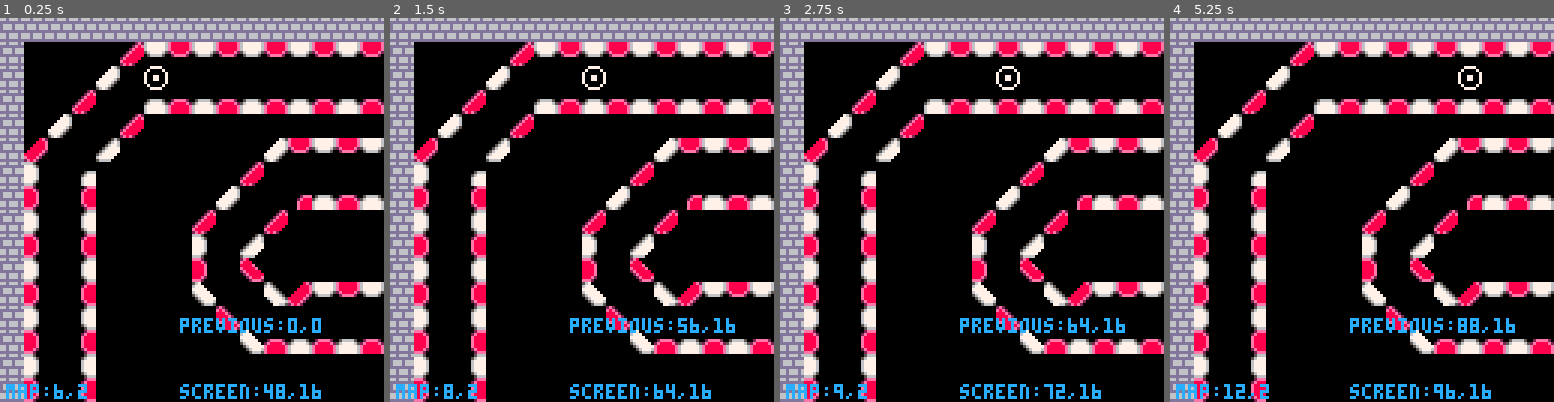
Above: before the commit, frames 1-4 (left to right).
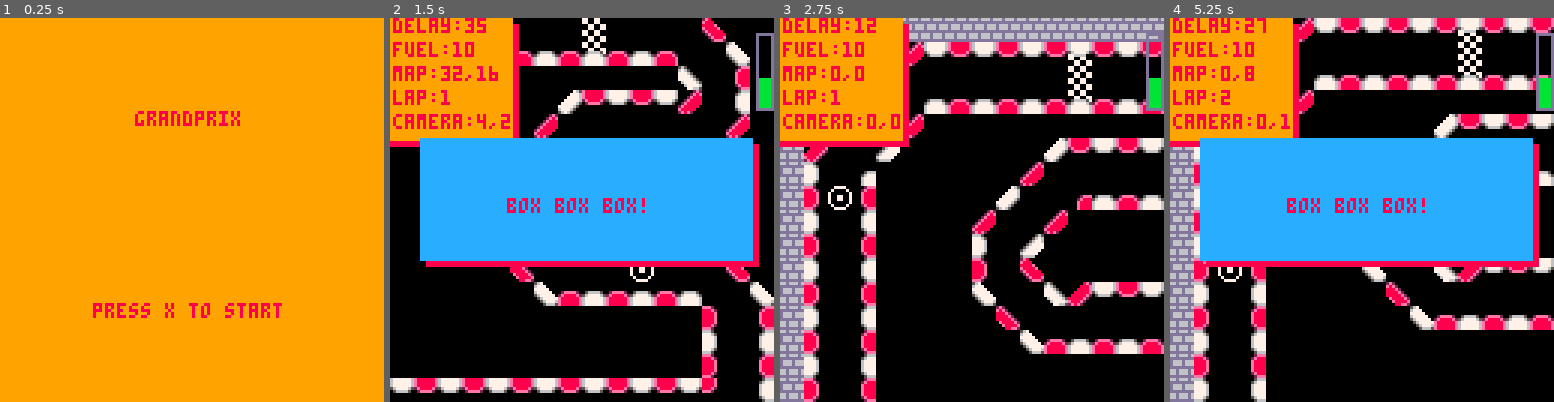
Above: after the commit, the same moments.

Repository: mmckendry/GrandPrixP8
Game: PICO-8 cartridge grandprix.p8
Two runs of this game, one before a commit and one after it. Both use one fixed random seed, a clock stepped at 60 frames per second and the inputs below.
Inputs:
- Up to frame 1 (0.25 s): no input
- Up to frame 2 (1.5 s): tap X (X key) at 0.33, 1.07 s; tap O (Z key) at 0.7 s
- Up to frame 3 (2.75 s): hold Right 1.6-2.1 s; tap O (Z key) at 1.7, 2.1, 2.5 s; tap X (X key) at 1.85 s; hold Up 2.15-2.42 s; hold Right from 2.47 s (still down)
- Up to frame 4 (5.25 s): tap O (Z key) every 0.4 s from 2.9 to 4.9 s; tap X (X key) at 2.97, 4.08, 5.2 s; release Right at 3.03 s; hold Left 3.08-3.58 s; hold Down 3.63-3.97 s; hold Right 4.02-4.68 s; hold Up 4.73-5.03 s; hold Left from 5.08 s (still down)

The runs differ from the first frame. In frame 1, 100% of the frame differs, in the area x 0-100%, y 0-100%; in frame 2, 70%; in frame 3, 14%; in frame 4, 64%.

Commit message:
Version 0.0.4 Grid based movement, lap counter, fuel, start scene gameplay scene endstate scene

Diff:
--- a/grandprix.p8
+++ b/grandprix.p8
@@ -1,61 +1,41 @@
 pico-8 cartridge // http://www.pico-8.com
 version 29
 __lua__
+ scene=0
  delay=0
- pitmessage=""
- is_pit_confirmed = false
- pit_initiated = false
- fuel=10
-
- --
- up = {}
- down = {}
- left = {}
- right = {}
- neighbours = {}
- candidates = {}
- next_step = {}
+ fuel=5
+ lap=0
  first = true
 
  function _init()
   last_x = 0
   last_y = 0
   make_player()
+  display = false
  end
 
  function drawtrack()
-   map(0,0,0,0,20,29)
+   map(0,0,0,0,128,128)
  end
 
  function _update()
-  move_player()
- end
-
- function pitstop_initiate()
-  pitmessage = "box box box!"
-  pit_initiated = true
-  out_of_fuel()
- end
-
- function pitstop_confirm()
- if (pit_initiated) then
-  pitmessage = "understood"
-  delay = 0
-  fuel = 10
-   pit_initiated = false
-  end
-
- end
-
- function update_pit_message()
+  if(scene == 0) then
+   title_update()
+  elseif (scene == 1) then
+   move_player()
+   if (fuel != 0) then
+    pathfinding()
+   end
+  elseif(scene == 2) then
+   finish_update()
+  end
+ end
+
+ function update_fuel()
  if(delay < 60) then
   delay += 1
   end
  if(delay >= 60) then
-  if is_pit_confirmed == true then
-   is_pit_confirmed = false
-   pitmessage = ""
-  end
    delay = 0
    if (fuel != 0) then
     fuel -= 1
@@ -65,127 +45,63 @@
 
  function _draw()
   cls()
-  camera_follow()
-  drawtrack()
-  spr(0,p.x*8,p.y*8)
-  --update_pit_message()
-  --display_pit_message()
-  --display_fuel()
-  --display_information()
-  -- out_of_fuel()
-  print("map:"..p.x..","..p.y,2,122,12)
-  print("screen:"..(p.x*8)..","..(p.y*8),60,122,12)
-  print("previous:"..(last_x*8)..","..(last_y*8),60,100,12)
-end
--->8
---camera follow function
+  if(scene==0) then
+   title_draw()
+  elseif(scene==1) then
+   camera_follow()
+   drawtrack()
+   spr(0,p.x*8,p.y*8)
+   update_fuel()
+   display_fuel()
+   metrics()
+   out_of_fuel()
+   display_textwindow()
+  elseif(scene==2) then
+   finish_draw()
+  end
+end
+-->8
+--utility functions
+
 c={}
-c.x=-60
-c.y=-60
-
+c.x=0
+c.y=0
+
+--camera follows the player
 function camera_follow()
-
- c.x=p.x-60
- c.y=p.y-60
-
- c.x=mid(0,c.x,896)
+ c.x=p.x-10
+ c.y=p.y-10
+
+ c.x=mid(0,c.x,128)
  c.y=mid(0,c.y,128)
 
- camera(c.x,c.y)
-
-end
--->8
--- display
-
-function display_information()
-  print("delay:"..delay,p.x-5, p.y-5, 14)
-  --print("map: "..flag, p.x-50, p.y-26, 14)
-  print("fuel: "..fuel, p.x-50, p.y-20, 14)
-end
-
-function tableinfo()
-   targets = find_path_breadth(p.x, p.y, 30,
-     function(cx,cy)
-                  -- make the path finder step on tiles with index>16 only
-     return mget(cx,cy)>16
-    end,
-    function(tx,ty)
-     -- accept tile index 20 as targets
-     return mget(tx,ty)==20
-     end)
-
-    for t in all(targets) do
-     print ("tx:"..t.x, 2,132,12)
-     print ("ty:"..t.y, 2,128,12)
-     mset(t.x, t.y, 0)
-    end
-end
-
-function display_pit_message()
- print(pitmessage, p.x-50, p.y-32, 14)
-end
-
-function display_fuel()
- local x = p.x
- local y = p.y-30
-
-  rectfill(x+63, y, x+65, y-fuel, 11)
-  rect(x+62, y, x+66, y-21, 5)
-end
-
-textlabel="you are out of fuel"
-
-function hcenter(s)
-  return p.x-#s*2
-end
-
-function vcenter(s)
-  return p.y
-end
-
-function out_of_fuel()
-  if (fuel == 0) then
-   rectfill(p.x-60, p.y-21, p.x+70, p.y+21, 8)
-   rectfill(p.x-60, p.y-20, p.x+70, p.y+20, 9)
-   print(textlabel,hcenter(textlabel),vcenter(textlabel),8)
-  end
-
-end
--->8
---player functions
-
-function make_player()
- p={}
- p.x=6
- p.y=2
-
- p.sprite=5
-end
-
-function move_player()
- local new_x,new_y=p.x,p.y
-
- if (btnp(⬅️)) new_x-=1
- if (btnp(➡️)) new_x+=1
- if (btnp(⬆️)) new_y-=1
- if (btnp(⬇️)) new_y+=1
- if (btnp(❎)) pathfinding()
-
-end
--->8
-
+ camera(c.x*8,c.y*8)
+end
+
+--collision detection
 function can_move(x,y)
-
  local map_sprite=mget(x,y)
-
  local flag=fget(map_sprite)
 
+ if(flag == 2) then
+  lap+=1
+  if(lap == 4 and flag ==2) then
+    scene = 2
+  end
+ end
+
  return flag!=1
-
-end
--->8
---pathfinding
+end
+
+--pathfinding for the player
 function pathfinding()
+ local up = {}
+ local down = {}
+ local left = {}
+ local right = {}
+ local neighbours = {}
+ local candidates = {}
+ local next_step = {}
 
  local new_x = p.x
  local new_y = p.y
@@ -214,7 +130,7 @@
      candidates[j] = m
    end
    if (candidates[1]!=last_x or candidates[2]!=last_y) then
-     sfx(0)
+    -- sfx(0)
      if(can_move(candidates[1], candidates[2])) then
       next_step[1] = candidates[1]
       next_step[2] = candidates[2]
@@ -227,6 +143,132 @@
 
  p.x = next_step[1]
  p.y = next_step[2]
+end
+-->8
+-- display
+
+function metrics()
+ local x = c.x*8
+ local y = c.y*8
+ rectfill(x,y+42,x+42,y+2,8)
+ rectfill(x,y+40,x+40,y+0,9)
+ print("delay:"..delay,x+1,y,8)
+ print("fuel:"..fuel,x+1,y+8,8)
+ print("map:"..x..","..y,x+1,y+16,8)
+ print("lap:"..lap,x+1,y+24,8)
+ print("camera:"..c.x ..","..c.y,x+1,y+32,8)
+end
+
+function display_pit_message()
+ print(pitmessage,p.x-10,p.y-10,14)
+end
+
+function display_fuel()
+ local x = c.x*8
+ local y = c.y*8
+
+  rectfill(x+122,y+30,x+128,y+30-fuel,11)
+  rect(x+122,y+5,x+127,y+30,13)
+end
+
+function out_of_fuel()
+ local text="you are out of fuel!"
+ if (fuel == 0) then
+  display = true
+  set_textwindow(text, 8, 9, 8)
+ end
+end
+
+function set_textwindow(text, bg, fg, t_colour, x, y)
+ textlabel=text
+ text_colour=t_colour
+ fg_colour=fg
+ bg_colour=bg
+
+end
+
+function display_textwindow()
+local x = c.x*8
+local y = c.y*8
+ if (display) then
+  rectfill(x+12,y+42,x+122,y+82,bg_colour)
+  rectfill(x+10,y+40,x+120,y+80,fg_colour)
+  print(textlabel,hcenter(textlabel)+x,y+60,text_colour)
+ end
+end
+
+function hcenter(s)
+ return (screenwidth / 2)-flr((#s*4)/2)
+end
+
+function vcenter(s)
+ return (screenheight /2)-flr(5/2)
+end
+-->8
+--player functions
+
+function make_player()
+ p={}
+ p.x=6
+ p.y=2
+ p.sprite=5
+end
+
+function move_player()
+ local new_x,new_y=p.x,p.y
+ local text = "box box box!"
+
+ if (btnp(⬇️)) then
+  if(fuel != 0) then
+   pathfinding()
+  end
+ end
+ if(btnp(❎)) then
+   display = true
+   set_textwindow(text, 8, 12, 8)
+ end
+  if(btnp(🅾️)) then
+   display = false
+   fuel = 10
+ end
+
+end
+-->8
+--title screen
+
+screenwidth = 127
+screenheight = 127
+
+function title_draw()
+ local titletxt = "grandprix"
+ local starttxt = "press x to start"
+ rectfill(0,0,screenwidth, screenheight, 9)
+ print(titletxt, hcenter(titletxt), screenheight/4, 8)
+ print(starttxt, hcenter(starttxt), (screenheight/4)+(screenheight/2),8)
+end
+
+function title_update()
+  if (btnp(❎)) then
+   scene = 1
+  end
+end
+
+-->8
+--pitstop
+
+function finish_draw()
+ camera()
+ local titletxt = "finish!"
+ local starttxt = "x to start again!"
+ rectfill(0,0,screenwidth, screenheight, 8)
+ print(titletxt, hcenter(titletxt), screenheight/4, 9)
+ print(starttxt, hcenter(starttxt), (screenheight/4)+(screenheight/2),9)
+end
+
+function finish_update()
+  if (btnp(❎)) then
+   scene = 1
+  end
 end
 __gfx__
 007777000008800000aaaa0067777776e888888e677777767700770000000000e888888e0000000066d666d60000000000000000000000000000000000000000
@@ -266,9 +308,9 @@
 0000000000000000000000000000000000000000000000000000000000000000000000000000000000000000000000000000000000000000000000000000000000000000000000000000000000000000000000000000000000000000000000000000000000000000000000000000000000000000000000000000000000000000
 __map__
 0a0a0a0a0a0a0a0a0a0a0a0a0a0a0a0a0a0a0a0a0a0000000000000000000000000000000000000000000000000000000000000000000000000000000000000000000000000000000000000000000000000000000000000000000000000000000000000000000000000000000000000000000000000000000000000000000000
-0a000000002503040304030403040304370000000a0000000000000000000000000000000000000000000000000000000000000000000000000000000000000000000000000000000000000000000000000000000000000000000000000000000000000000000000000000000000000000000000000000000000000000000000
-0a000000340000000000000000000000002600000a0000000000000000000000000000000000000000000000000000000000000000000000000000000000000000000000000000000000000000000000000000000000000000000000000000000000000000000000000000000000000000000000000000000000000000000000
-0a000025000013141314131413141314000036000a0000000000000000000000000000000000000000000000000000000000000000000000000000000000000000000000000000000000000000000000000000000000000000000000000000000000000000000000000000000000000000000000000000000000000000000000
+0a000000002503040304030405040304370000000a0000000000000000000000000000000000000000000000000000000000000000000000000000000000000000000000000000000000000000000000000000000000000000000000000000000000000000000000000000000000000000000000000000000000000000000000
+0a000000340000000000000006000000002600000a0000000000000000000000000000000000000000000000000000000000000000000000000000000000000000000000000000000000000000000000000000000000000000000000000000000000000000000000000000000000000000000000000000000000000000000000
+0a000025000013141314131415141314000036000a0000000000000000000000000000000000000000000000000000000000000000000000000000000000000000000000000000000000000000000000000000000000000000000000000000000000000000000000000000000000000000000000000000000000000000000000
 0a003400002500000000000000000000370021000a0000000000000000000000000000000000000000000000000000000000000000000000000000000000000000000000000000000000000000000000000000000000000000000000000000000000000000000000000000000000000000000000000000000000000000000000
 0a240000350000000000003404030403250031000a0000000000000000000000000000000000000000000000000000000000000000000000000000000000000000000000000000000000000000000000000000000000000000000000000000000000000000000000000000000000000000000000000000000000000000000000
 0a300033000000000000250000000000000025000a0000000000000000000000000000000000000000000000000000000000000000000000000000000000000000000000000000000000000000000000000000000000000000000000000000000000000000000000000000000000000000000000000000000000000000000000
